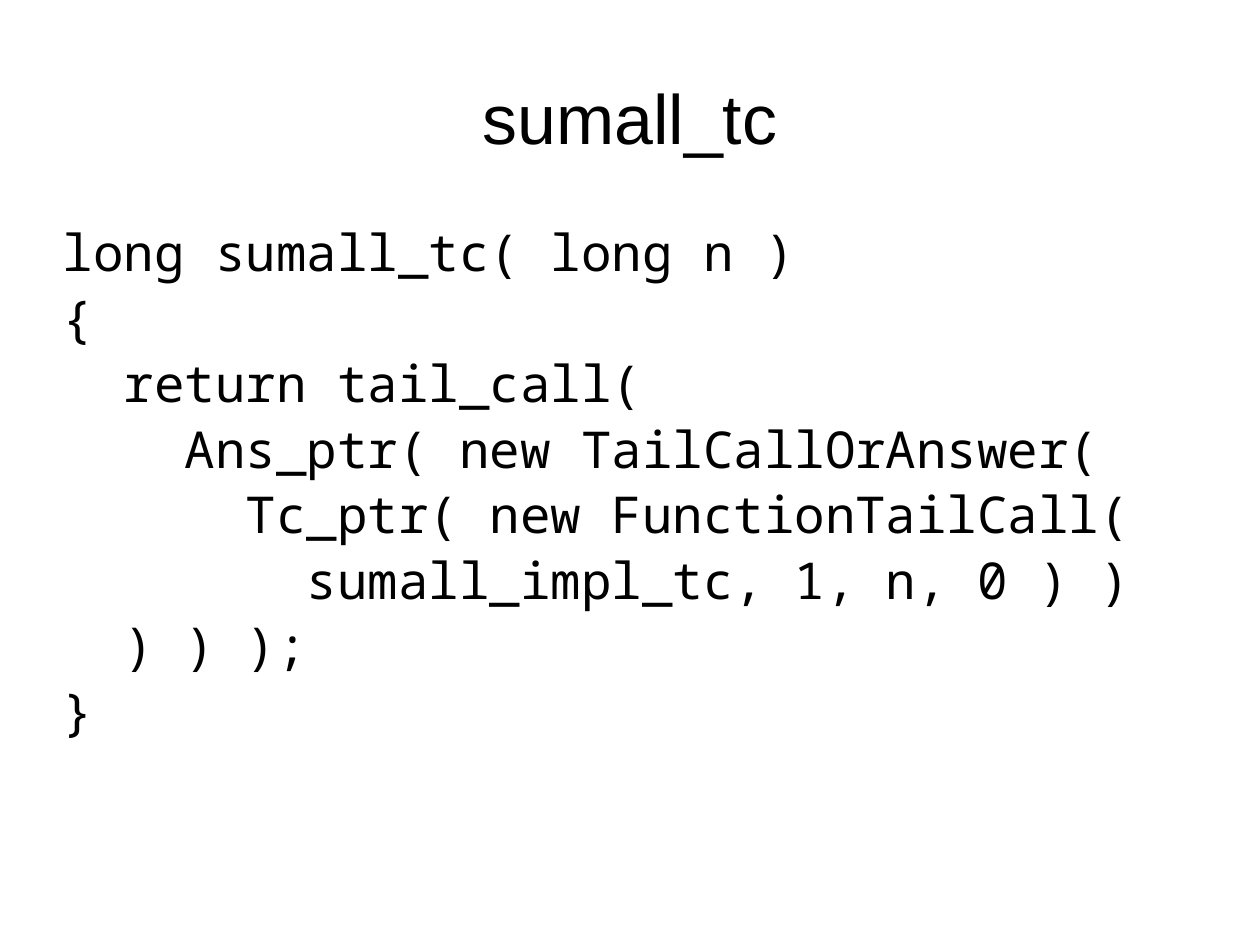
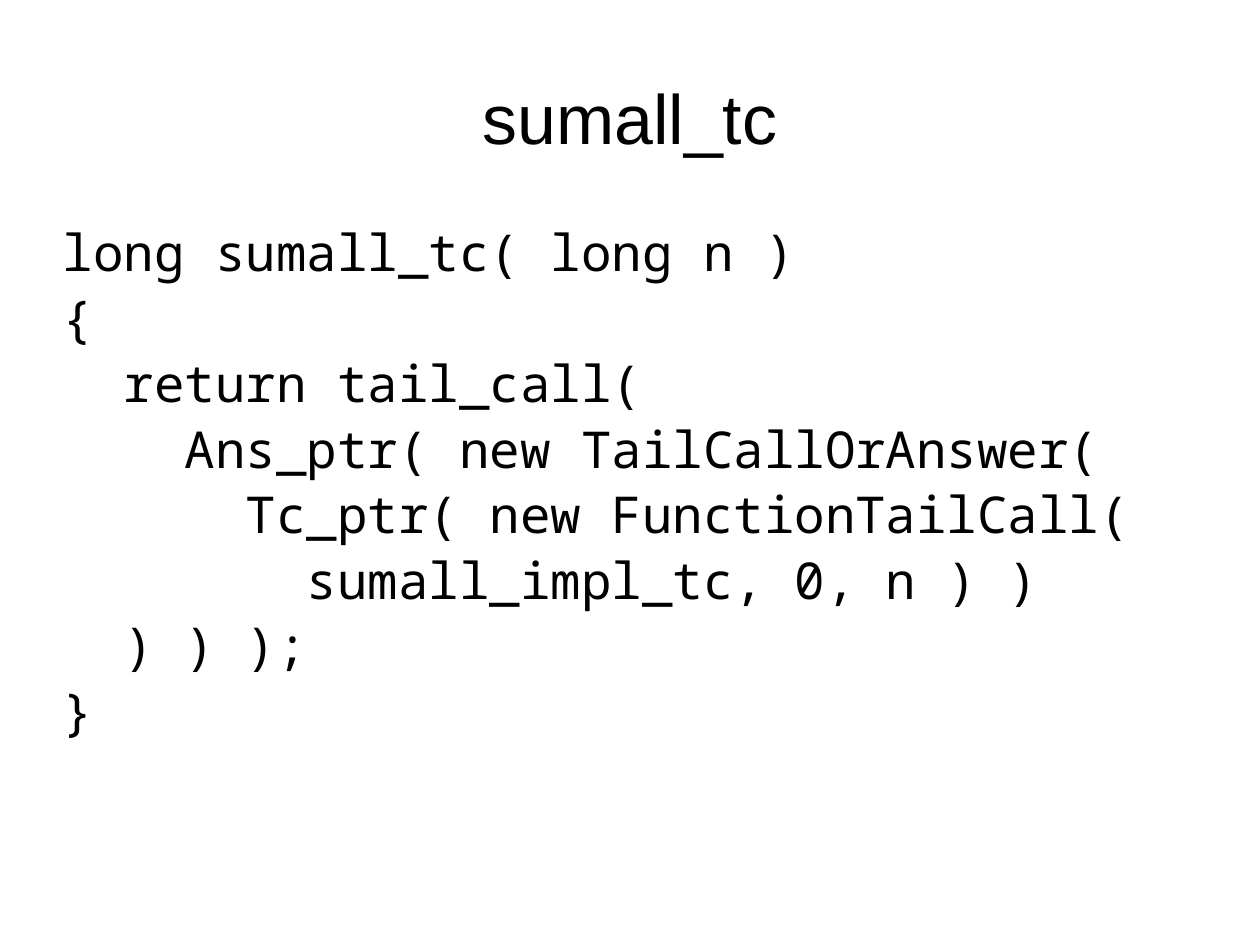
Before and after one commit to andybalaam/tail-call-opt-in-cpp, a slide deck: slide 9 of andybalaam-tailcall.odp. Drawn at 1260x945 pixels with LibreOffice and Linux fonts; fonts in the diff are those of the drawing. Boxes give left, top, right and bottom in pixels: in the first picture for what was removed or moved away, otherwise in the second. Text is boxed around its words. In the diff, an @@ line names an element or a change of style, - is before the commit and + after.

```diff
--- a/andybalaam-tailcall.odp
+++ b/andybalaam-tailcall.odp
@@ text at (x1=307, y1=560, x2=916, y2=612): text changed @@
-sumall_impl_tc, 1, n, 0 ) )
+sumall_impl_tc, 0, n ) )
```
Also in this commit, not shown: 4 other slides changed, 1 other file.
